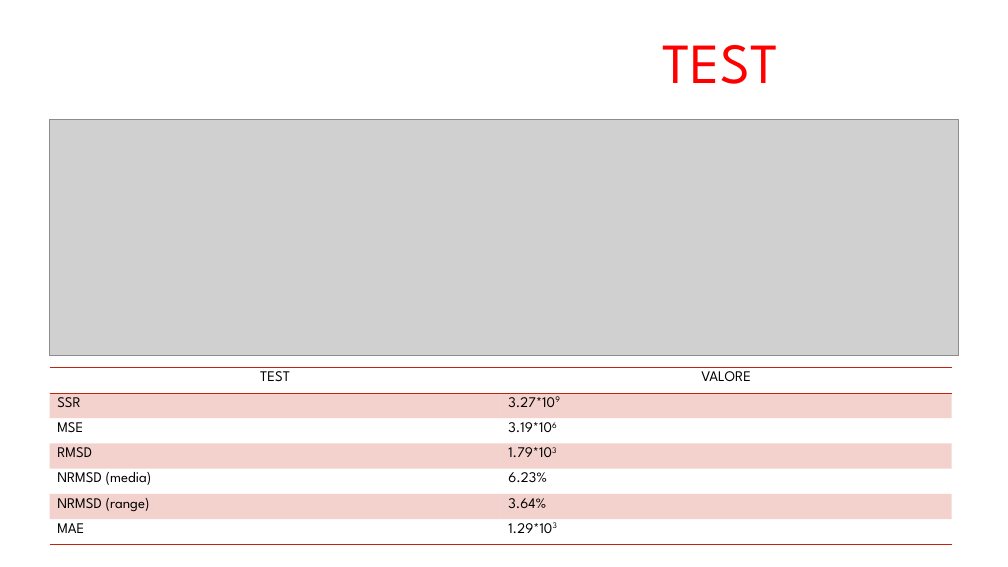
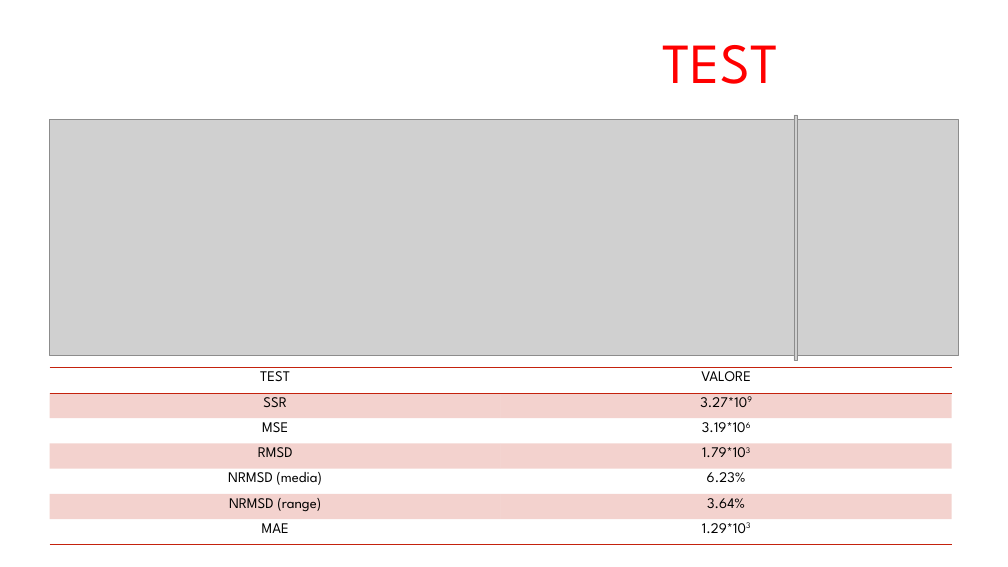
Before and after one commit to arrostini/predittoreDomeniche, a slide deck: slide 22 of progettomatlabfine (1).pptx. Drawn at 1008x567 pixels with LibreOffice and Linux fonts; fonts in the diff are those of the drawing; grey boxes stand for pictures; background and template pictures are left out. Boxes give left, top, right and bottom in pixels: in the first picture for what was removed or moved away, otherwise in the second. Text is boxed around its words. In the diff, an @@ line names an element or a change of style, - is before the commit and + after.

```diff
--- a/progettomatlabfine (1).pptx
+++ b/progettomatlabfine (1).pptx
@@ picture added at box(794, 115, 798, 361) @@
@@ table at box(50, 368, 953, 544) @@
@@ alignment left to centre @@
```
Also in this commit, not shown: 13 other slides changed.
